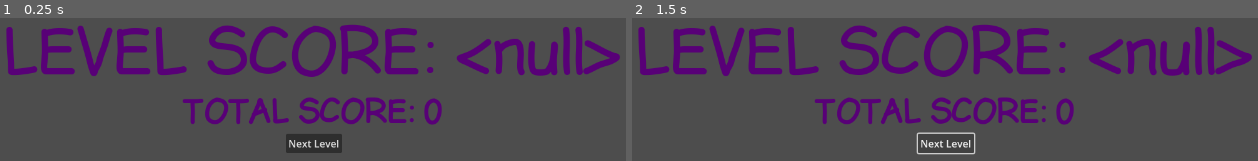
Above: before the commit, frames 1-2 (left to right).
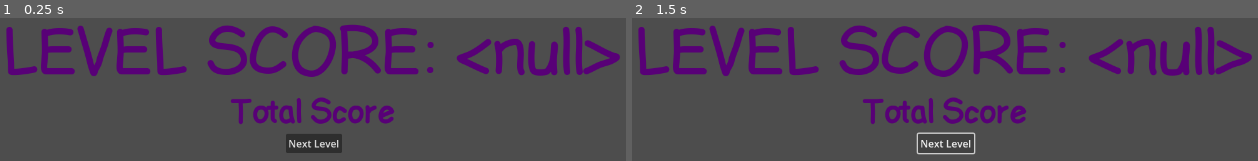
Above: after the commit, the same moments.

Repository: feliperieder/ultimate-color
Game: Godot game, scene res://Menus/Score Menu.tscn
Two runs of this game, one before a commit and one after it. Both use one fixed random seed, a clock stepped at 60 frames per second and the inputs below. This scene is started directly instead of the project's main scene.
Inputs:
- Up to frame 1 (0.25 s): no input
- Up to frame 2 (1.5 s): click "Next Level" at 0.5 s; click "Next Level" at 1.25 s

The runs differ from the first frame. In frame 1, 3.3% of the frame differs, in the area x 29-71%, y 55-75%; in frame 2, 3.3%.
Error before the commit: Invalid operands 'Nil' and 'int' in operator '>='. (res://Menus/score_menu.gd:19)
Error after the commit: Parse Error: Expected indented block after function declaration. (res://score_system.gd:33)

Commit message:
Tentando salvar lista

Diff:
--- a/Menus/score_menu.gd
+++ b/Menus/score_menu.gd
@@ -9,7 +9,7 @@
 var level
 var next_level
 
-const MINIMUM_SCORE = 700
+const MINIMUM_SCORE = 7000
 
 # Called when the node enters the scene tree for the first time.
 func _ready() -> void:
@@ -30,4 +30,6 @@
 
 
 func _on_button_pressed() -> void:
+	if button.text == "Try Again":
+		ScoreSystem.resetScore()
 	get_tree().change_scene_to_file(next_level)
--- a/main.tscn
+++ b/main.tscn
@@ -14,21 +14,13 @@
 position = Vector2(640, 441)
 texture = ExtResource("2_bp1ys")
 
-[node name="ColorRect" type="ColorRect" parent="."]
-z_index = -1
-offset_left = -1651.0
-offset_top = -324.0
-offset_right = -307.0
-offset_bottom = 520.0
-color = Color(0.136826, 0.136826, 0.136826, 1)
-
 [node name="LevelLine" parent="." instance=ExtResource("2_d32u7")]
 position = Vector2(270, 257)
 points = PackedVector2Array(212, 85, 569, 85, 569, 475, 213, 475, 212, 85)
 color = "yellow"
 
 [node name="Timer" parent="." instance=ExtResource("1_4rcma")]
-timer_time = 45
+timer_time = 5
 
 [node name="PlayerTest" parent="." instance=ExtResource("2_b3ych")]
 position = Vector2(129, 44)
--- a/score_system.gd
+++ b/score_system.gd
@@ -1,13 +1,36 @@
 extends Node
 
-const SAVE_PATH = "res://ScoreSave/save_data.tres"
+const SAVE_PATH = "res://ScoreSave/save_data.save"
 var total_score = 0
+var top10 = [0,0,0,0,0,0,0,0,0,0]
+var top10_nick = ['a']
 
 # Called when the node enters the scene tree for the first time.
 func _ready() -> void:
-	pass
-
+	#loadScore()
+	print(top10)
 
 # Called every frame. 'delta' is the elapsed time since the previous frame.
 func _process(delta: float) -> void:
 	pass
+
+func saveScore():
+	#abre o arquivo e salva nele o q está em data
+	var get_file = FileAccess.open(SAVE_PATH, FileAccess.WRITE)
+	top10 = get_file.get_line(top10)
+	top10_nick = get_file.get(top10_nick)
+	get_file.close()
+
+
+func loadScore():
+	if FileAccess.file_exists(SAVE_PATH):
+		var get_load = FileAccess.open(SAVE_PATH, FileAccess.READ)
+		FileAccess.open(SAVE_PATH, FileAccess.READ)
+		top10 = get_load.get(top10)
+		top10_nick = get_load.get(top10_nick)
+		get_load.close()
+
+func resetScore():
+	#ScoreSystem.top10.append(ScoreSystem.total_score)
+	#ScoreSystem.saveScore()
+	#total_score = 0
Binary file added: ScoreSave/save_data.dat
Not shown, added: ScoreSave/save_data.save
